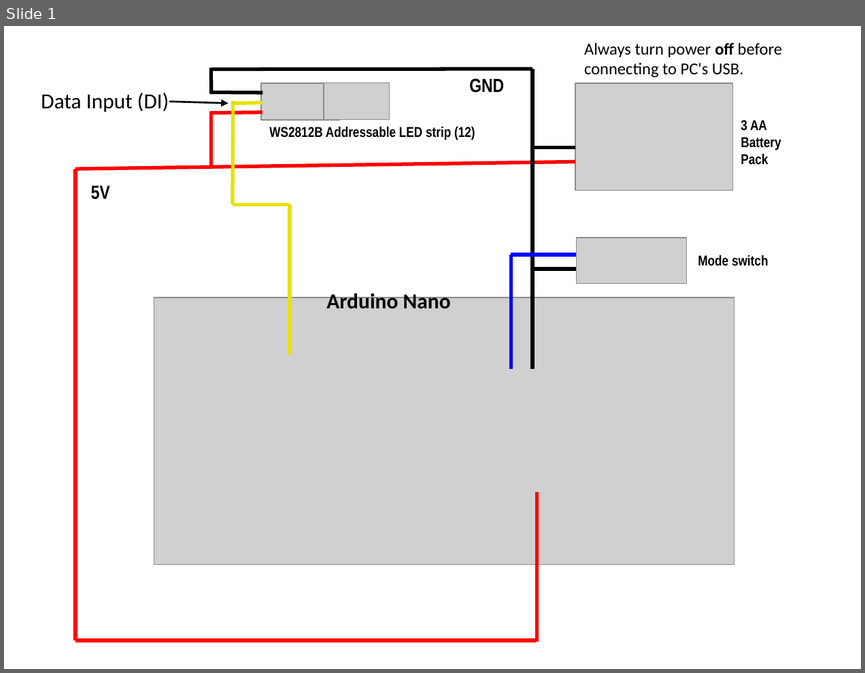
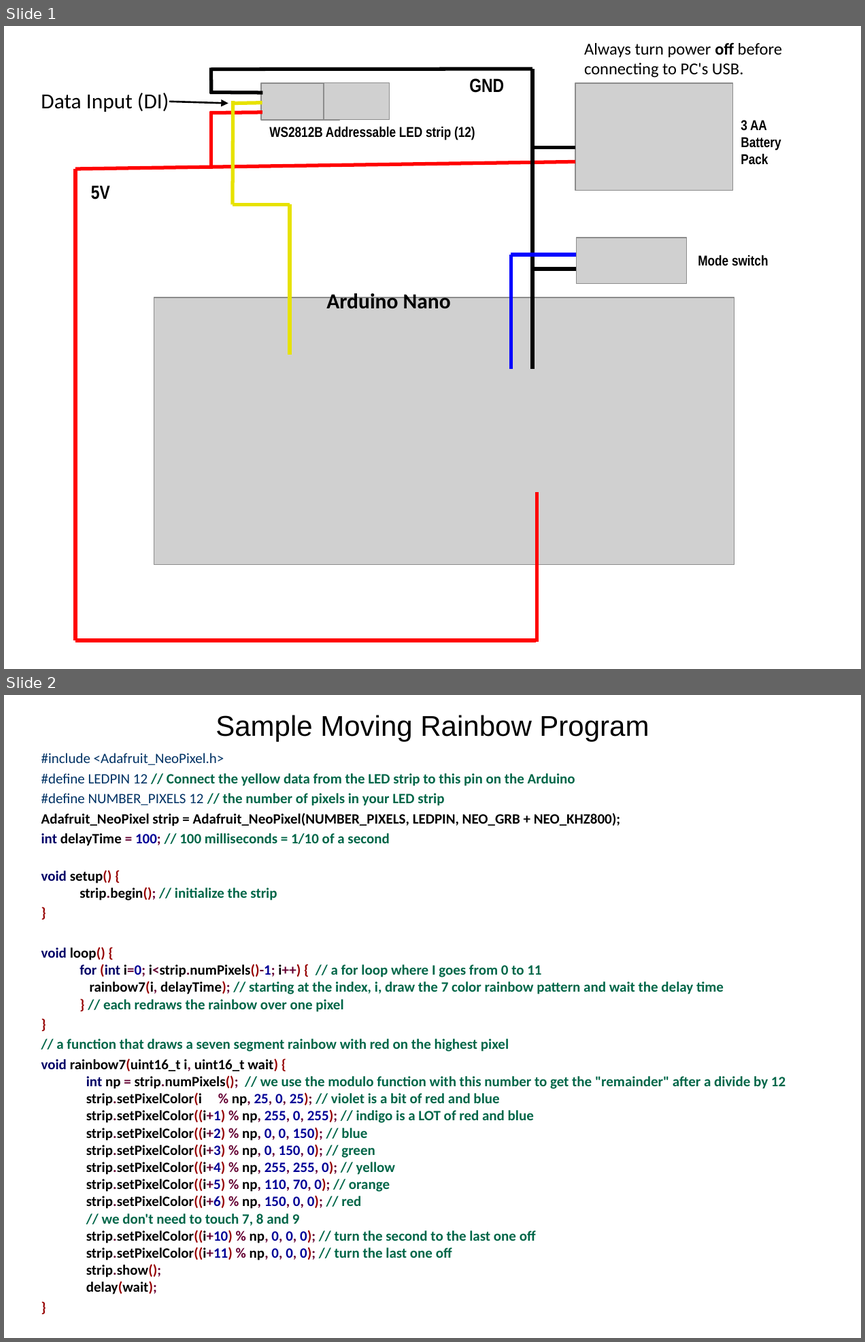
Before and after one commit to dmccreary/moving-rainbow, a slide deck: guide/hookup-diagram.pptx. Shown one above the other, each under a label of ours: slide 1 before the commit, slides 1 and 2 after it. The pictures are 865x673 and 865x1342 pixels, drawn with LibreOffice and Linux fonts; fonts in the diff are those of the drawing; grey boxes stand for pictures. Boxes give left, top, right and bottom in pixels: in the first picture for what was removed or moved away, otherwise in the second. Text is boxed around its words. In the diff, an @@ line names an element or a change of style, - is before the commit and + after.

```diff
--- a/guide/hookup-diagram.pptx
+++ b/guide/hookup-diagram.pptx
@@ slide 2 added at [4,695,861,1338], background #FFFFFF @@
@@ title added at [215,715,649,742], 24 pt, text #000000 @@
+Sample Moving Rainbow Program
@@ text added at [41,753,785,1294], 12 pt, text #006648, bold @@
+#include <Adafruit_NeoPixel.h>
+#define LEDPIN 12 // Connect the yellow data from the LED strip to this pin on the Arduino
+#define NUMBER_PIXELS 12 // the number of pixels in your LED strip
+Adafruit_NeoPixel strip = Adafruit_NeoPixel(NUMBER_PIXELS, LEDPIN, NEO_GRB + NEO_KHZ800);
+int delayTime = 100; // 100 milliseconds = 1/10 of a second
+void setup() {
+strip.begin(); // initialize the strip
+}
+void loop() {
+for (int i=0; i<strip.numPixels()-1; i++) { // a for loop where I goes from 0 to 11
+rainbow7(i, delayTime); // starting at the index, i, draw the 7 color rainbow pattern and wait the delay time
+} // each redraws the rainbow over one pixel
+}
+// a function that draws a seven segment rainbow with red on the highest pixel
+void rainbow7(uint16_t i, uint16_t wait) {
+int np = strip.numPixels(); // we use the modulo function with this number to get the "remainder" after a divide by 12
+strip.setPixelColor(i % np, 25, 0, 25); // violet is a bit of red and blue
+strip.setPixelColor((i+1) % np, 255, 0, 255); // indigo is a LOT of red and blue
+strip.setPixelColor((i+2) % np, 0, 0, 150); // blue
+strip.setPixelColor((i+3) % np, 0, 150, 0); // green
+strip.setPixelColor((i+4) % np, 255, 255, 0); // yellow
+strip.setPixelColor((i+5) % np, 110, 70, 0); // orange
+strip.setPixelColor((i+6) % np, 150, 0, 0); // red
+// we don't need to touch 7, 8 and 9
+strip.setPixelColor((i+10) % np, 0, 0, 0); // turn the second to the last one off
+strip.setPixelColor((i+11) % np, 0, 0, 0); // turn the last one off
+strip.show();
+delay(wait);
+}
```
Also in this commit, not shown: 1 other slide added, 7 other files.
